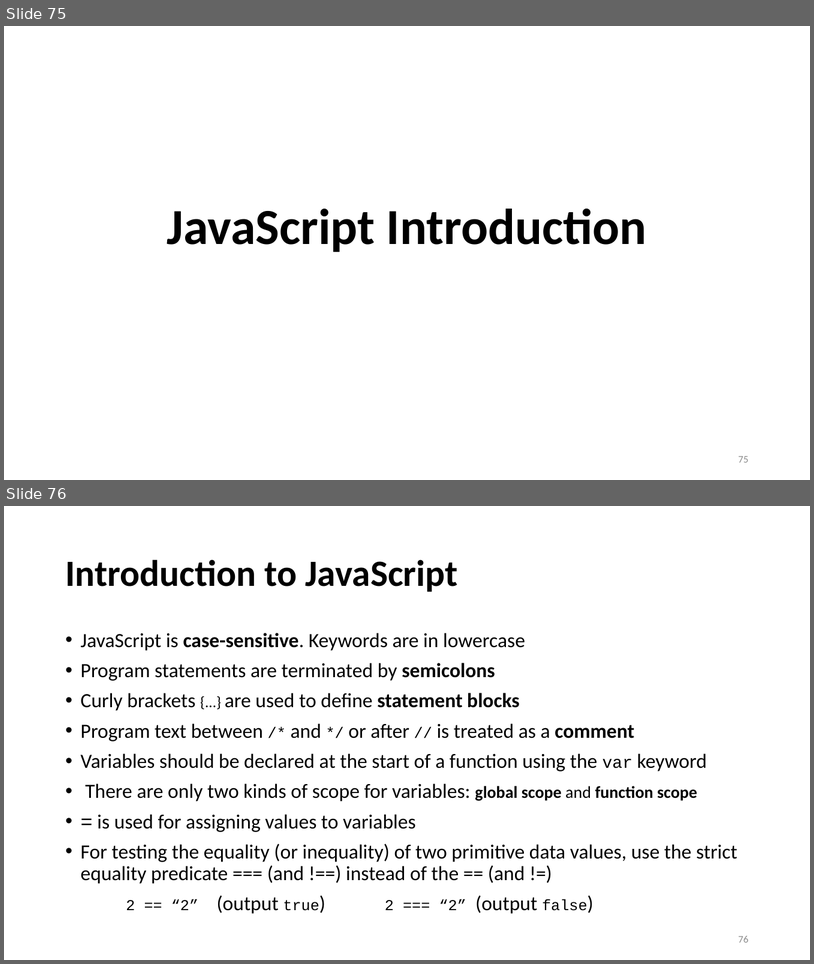
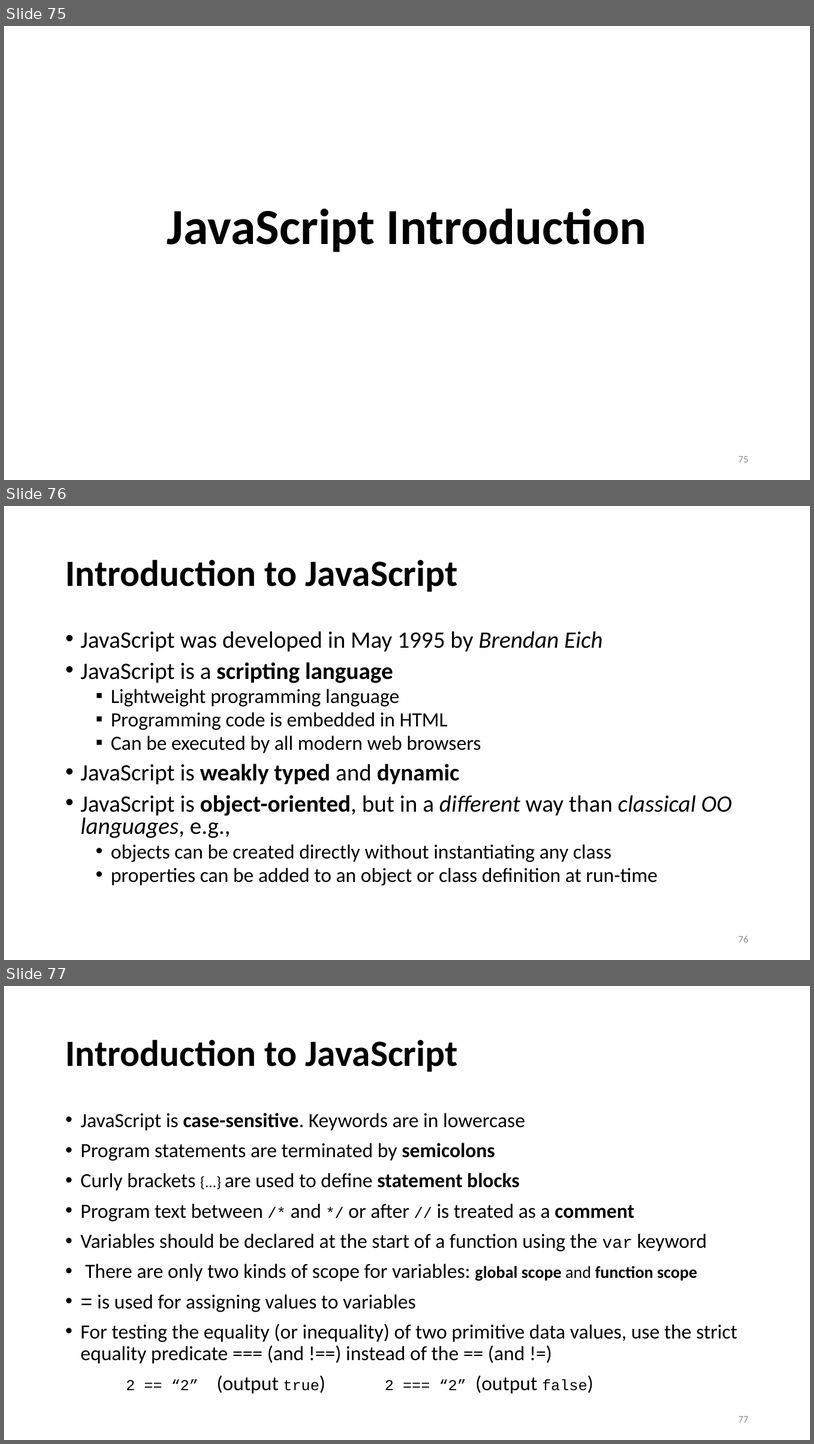
Before and after one commit to JackNico7/Computational-Thinking, a slide deck: presentation/introduction_to_javascript-based_simulation.pptx. Shown one above the other, each under a label of ours: slides 75 and 76 before the commit, slides 75, 76 and 77 after it. The pictures are 814x964 and 814x1444 pixels, drawn with LibreOffice and Linux fonts; fonts in the diff are those of the drawing. Boxes give left, top, right and bottom in pixels: in the first picture for what was removed or moved away, otherwise in the second. Text is boxed around its words. In the diff, an @@ line names an element or a change of style, - is before the commit and + after.

```diff
--- a/presentation/introduction_to_javascript-based_simulation.pptx
+++ b/presentation/introduction_to_javascript-based_simulation.pptx
@@ slide 76 added at (x1=4, y1=506, x2=810, y2=960), background #FFFFFF @@
@@ title added at (x1=65, y1=559, x2=458, y2=592), 44 pt, text #000000, bold @@
+Introduction to JavaScript
@@ text added at (x1=81, y1=631, x2=732, y2=885), 24 pt, text #000000 @@
+• JavaScript was developed in May 1995 by Brendan Eich
+• JavaScript is a scripting language
+  ▪ Lightweight programming language
+  ▪ Programming code is embedded in HTML
+  ▪ Can be executed by all modern web browsers
+• JavaScript is weakly typed and dynamic
+• JavaScript is object-oriented, but in a different way than classical OO languages, e.g.,
+  • objects can be created directly without instantiating any class
+  • properties can be added to an object or class definition at run-time
@@ page number added at (x1=738, y1=936, x2=749, y2=942), 12 pt, text #8C8C8C @@
+76
@@ what was slide 76 is now slide 77 @@
@@ page number at (x1=738, y1=1416, x2=749, y2=1422): text changed @@
-76
+77
```
Also in this commit, not shown: 6 slides changed, 2 slides removed, 21 other files.
